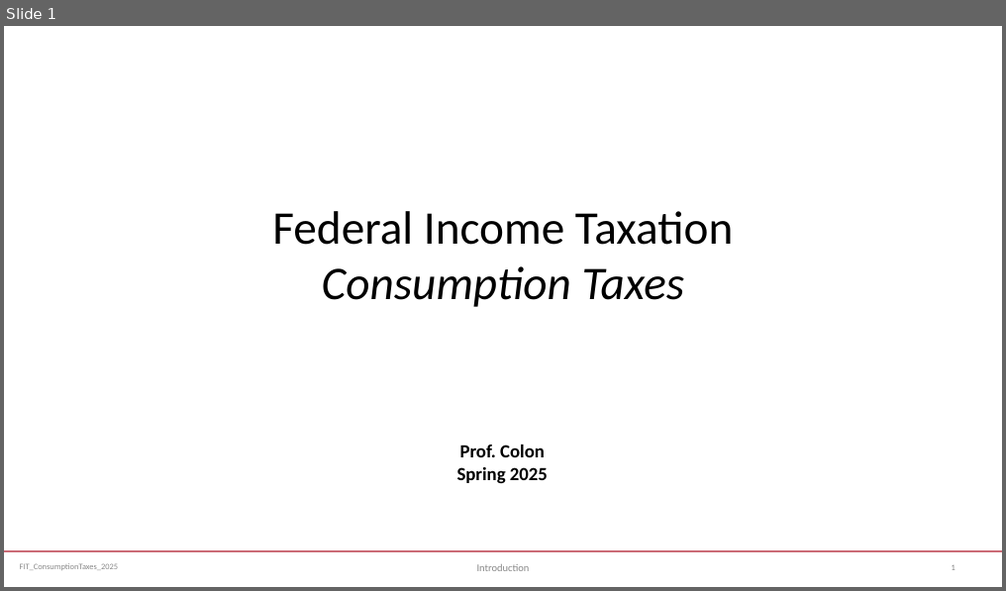
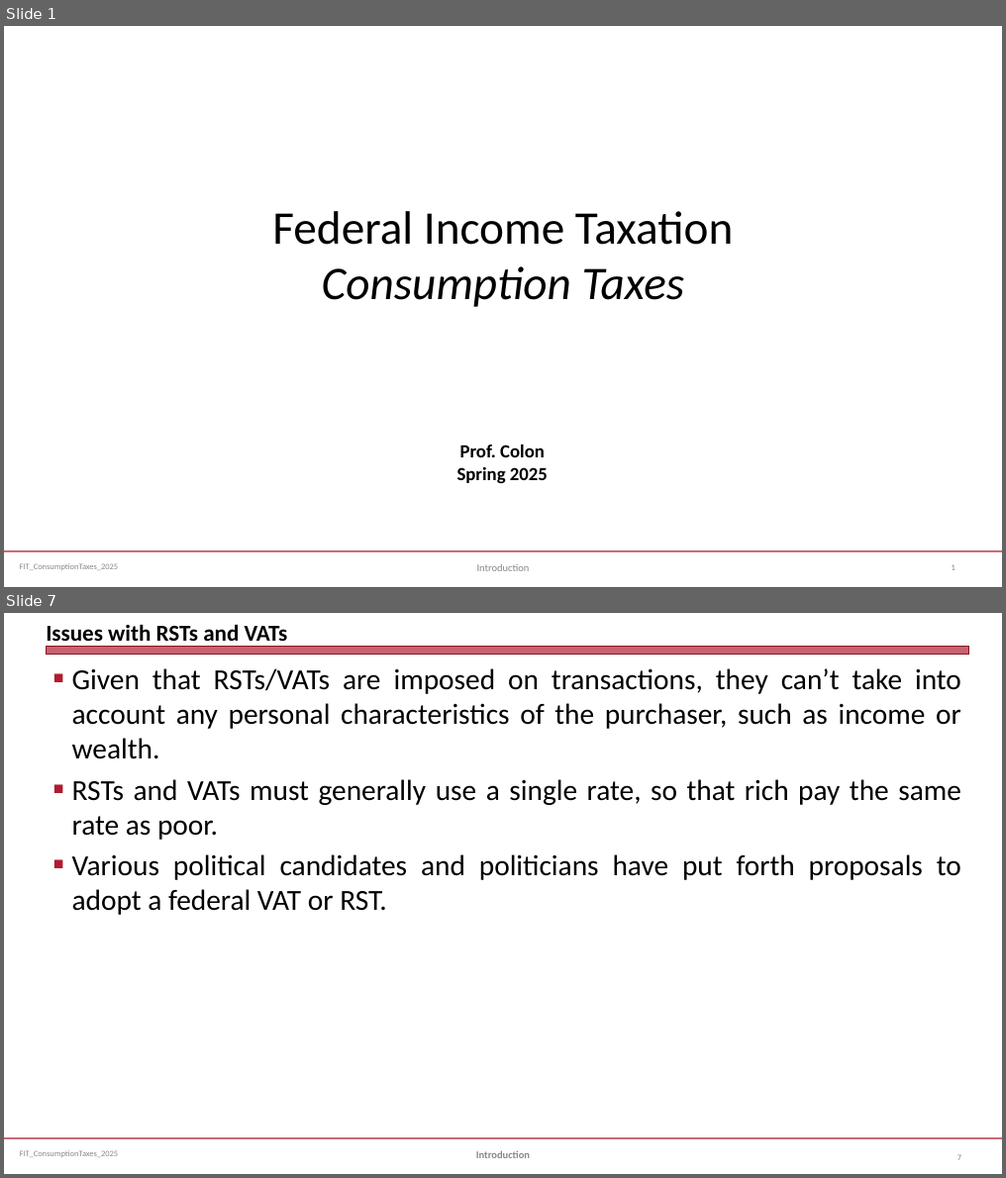
Before and after one commit to jmc877/Fed-Income-Tax, a slide deck: slides/FIT_ConsumptionTaxes_2025S.pptx. Shown one above the other, each under a label of ours: slide 1 before the commit, slides 1 and 7 after it; the slides between them are not shown. The pictures are 1006x591 and 1006x1178 pixels, drawn with LibreOffice and Linux fonts; fonts in the diff are those of the drawing. Boxes give left, top, right and bottom in pixels: in the first picture for what was removed or moved away, otherwise in the second. Text is boxed around its words. In the diff, an @@ line names an element or a change of style, - is before the commit and + after.

```diff
--- a/slides/FIT_ConsumptionTaxes_2025S.pptx
+++ b/slides/FIT_ConsumptionTaxes_2025S.pptx
@@ slide 7 added at <box>4,613,1002,1174</box>, background #FFFFFF; not listed: 2 template elements that a slide beside it also shows @@
@@ title added at <box>46,624,288,648</box>, 22 pt, text #000000, bold @@
+Issues with RSTs and VATs
@@ rectangle added at <box>46,647,969,655</box>, fill #B01C2E at 69% opacity, outline #821522 0 pt @@
@@ text added at <box>72,668,961,915</box>, 28 pt, text #000000 @@
+■ Given that RSTs/VATs are imposed on transactions, they can’t take into account any personal characteristics of the purchaser, such as income or wealth.
+■ RSTs and VATs must generally use a single rate, so that rich pay the same rate as poor.
+■ Various political candidates and politicians have put forth proposals to adopt a federal VAT or RST.
@@ text added at <box>476,1151,530,1158</box>, 10 pt, text #898989, bold @@
+Introduction
@@ page number added at <box>957,1155,961,1160</box>, 8 pt, text #808080 @@
+7
```
Also in this commit, not shown: 2 slides changed, 14 other slides added, 1 other file.
